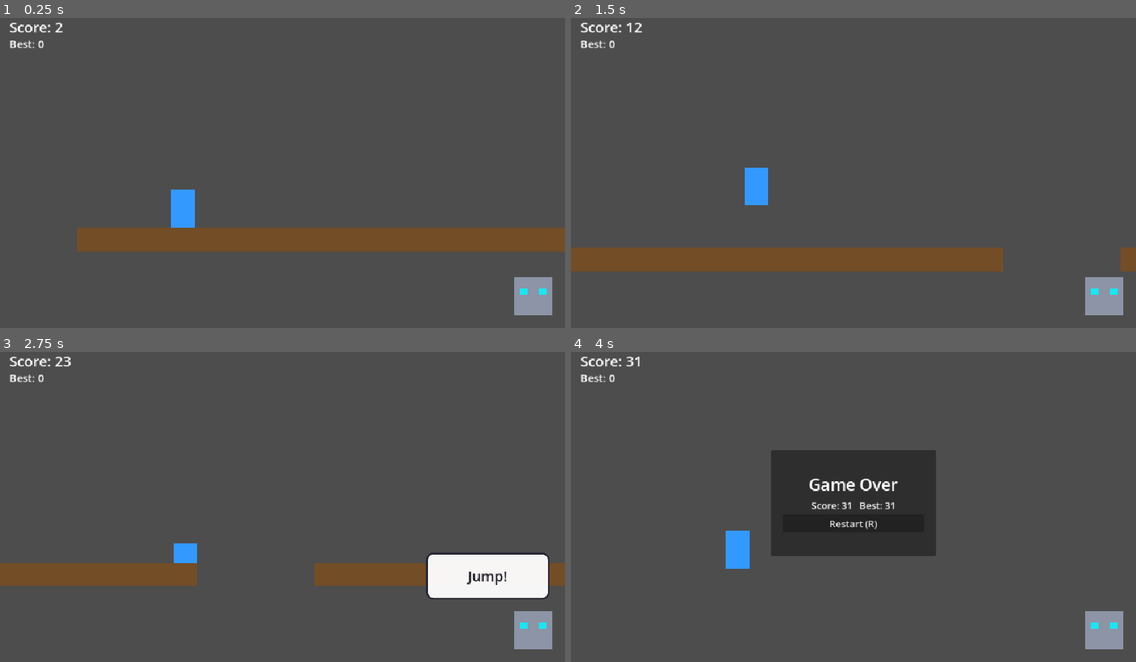
Above: before the commit, frames 1-4 (two rows, left to right).
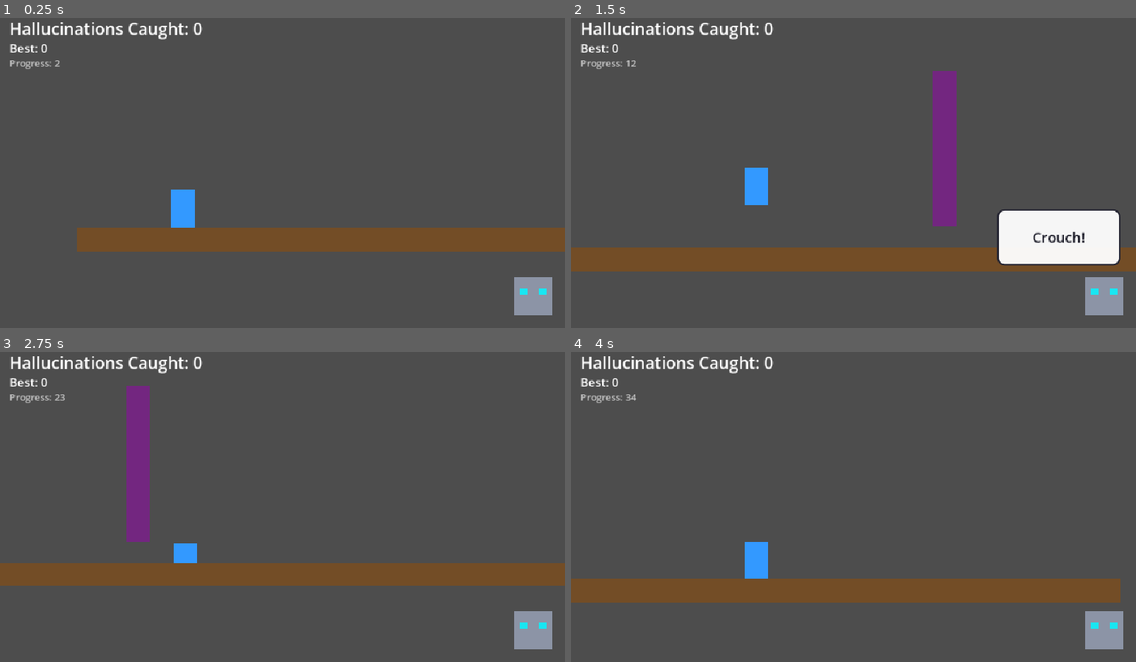
Above: after the commit, the same moments.

Repository: anamarta49/with-a-little-help-from-my-bot-friend
Game: Godot game, scene res://scenes/Main.tscn
The game is run twice, just before and just after one commit, with the same random seed, the same clock (stepped at 60 frames per second) and the same inputs.
Inputs:
- Up to frame 1 (0.25 s): no input
- Up to frame 2 (1.5 s): hold Down (crouch) 0.53-1.28 s; tap Space (jump) at 0.77, 0.8, 1.07, 1.35 s
- Up to frame 3 (2.75 s): tap Space (jump) at 1.52, 1.82, 2.3 s; tap Down (crouch) at 1.55 s; hold Down (crouch) from 2.03 s (still down)
- Up to frame 4 (4 s): release Down (crouch) at 2.78 s; tap Down (crouch) at 2.85 s; tap Space (jump) at 3.02, 3.32, 3.6, 3.77 s

The runs differ from the first frame. In frame 1, 1.0% of the frame differs, in the area x 1-36%, y 1-17%; in frame 2, 7.4%; in frame 3, 7.8%; in frame 4, 19%, in the area x 0-98%, y 1-81%.

Commit message:
add bonuses

Diff:
--- /dev/null
+++ b/scenes/BonusBar.tscn
@@ -0,0 +1,22 @@
+[gd_scene format=3 uid="uid://kbonusbar01"]
+
+[ext_resource type="Script" path="res://scripts/Bonus.gd" id="1"]
+
+[sub_resource type="RectangleShape2D" id="BarShape"]
+size = Vector2(40, 26)
+
+[node name="BonusBar" type="Area2D" groups=["bonus"]]
+collision_layer = 2
+collision_mask = 0
+script = ExtResource("1")
+
+[node name="ColorRect" type="ColorRect" parent="."]
+offset_left = -20.0
+offset_top = -62.0
+offset_right = 20.0
+offset_bottom = -36.0
+color = Color(0.9, 0.6, 0.1, 1)
+
+[node name="CollisionShape2D" type="CollisionShape2D" parent="."]
+position = Vector2(0, -49)
+shape = SubResource("BarShape")
--- /dev/null
+++ b/scenes/BonusCeiling.tscn
@@ -0,0 +1,22 @@
+[gd_scene format=3 uid="uid://cms3h0esmxgsy"]
+
+[ext_resource type="Script" path="res://scripts/Bonus.gd" id="1"]
+
+[sub_resource type="RectangleShape2D" id="CeilingShape"]
+size = Vector2(40, 264)
+
+[node name="BonusCeiling" type="Area2D" groups=["bonus"]]
+collision_layer = 2
+collision_mask = 0
+script = ExtResource("1")
+
+[node name="ColorRect" type="ColorRect" parent="."]
+offset_left = -20.0
+offset_top = -300.0
+offset_right = 20.0
+offset_bottom = -36.0
+color = Color(0.45, 0.15, 0.5, 1)
+
+[node name="CollisionShape2D" type="CollisionShape2D" parent="."]
+position = Vector2(0, -168)
+shape = SubResource("CeilingShape")
--- /dev/null
+++ b/scenes/BonusLava.tscn
@@ -0,0 +1,23 @@
+[gd_scene format=3 uid="uid://mbonuslava01"]
+
+[ext_resource type="Script" path="res://scripts/Bonus.gd" id="1"]
+
+[sub_resource type="RectangleShape2D" id="LavaShape"]
+size = Vector2(180, 16)
+
+[node name="BonusLava" type="Area2D" groups=["bonus"]]
+collision_layer = 2
+collision_mask = 0
+script = ExtResource("1")
+points = 300
+
+[node name="ColorRect" type="ColorRect" parent="."]
+offset_left = -90.0
+offset_top = -16.0
+offset_right = 90.0
+offset_bottom = 0.0
+color = Color(1.0, 0.35, 0.05, 1)
+
+[node name="CollisionShape2D" type="CollisionShape2D" parent="."]
+position = Vector2(0, -8)
+shape = SubResource("LavaShape")
--- /dev/null
+++ b/scenes/BonusSpike.tscn
@@ -0,0 +1,22 @@
+[gd_scene format=3 uid="uid://bkuwoox7d5nii"]
+
+[ext_resource type="Script" path="res://scripts/Bonus.gd" id="1"]
+
+[sub_resource type="RectangleShape2D" id="SpikeShape"]
+size = Vector2(36, 36)
+
+[node name="BonusSpike" type="Area2D" groups=["bonus"]]
+collision_layer = 2
+collision_mask = 0
+script = ExtResource("1")
+
+[node name="ColorRect" type="ColorRect" parent="."]
+offset_left = -18.0
+offset_top = -36.0
+offset_right = 18.0
+offset_bottom = 0.0
+color = Color(0.8, 0.1, 0.1, 1)
+
+[node name="CollisionShape2D" type="CollisionShape2D" parent="."]
+position = Vector2(0, -18)
+shape = SubResource("SpikeShape")
--- a/scenes/Main.tscn
+++ b/scenes/Main.tscn
@@ -12,21 +12,30 @@
 
 [node name="UI" type="CanvasLayer" parent="."]
 
-[node name="ScoreLabel" type="Label" parent="UI"]
+[node name="HallucinationsLabel" type="Label" parent="UI"]
 offset_left = 16.0
 offset_top = 12.0
-offset_right = 200.0
-offset_bottom = 40.0
-theme_override_font_sizes/font_size = 24
-text = "Score: 0"
+offset_right = 360.0
+offset_bottom = 46.0
+theme_override_font_sizes/font_size = 28
+text = "Hallucinations Caught: 0"
 
 [node name="HighScoreLabel" type="Label" parent="UI"]
 offset_left = 16.0
-offset_top = 44.0
-offset_right = 200.0
-offset_bottom = 70.0
-theme_override_font_sizes/font_size = 18
+offset_top = 50.0
+offset_right = 260.0
+offset_bottom = 74.0
+theme_override_font_sizes/font_size = 20
 text = "Best: 0"
+
+[node name="ScoreLabel" type="Label" parent="UI"]
+offset_left = 16.0
+offset_top = 78.0
+offset_right = 220.0
+offset_bottom = 98.0
+theme_override_font_sizes/font_size = 16
+theme_override_colors/font_color = Color(0.8, 0.8, 0.8, 1)
+text = "Progress: 0"
 
 [node name="Narrator" parent="UI" instance=ExtResource("3")]
 anchors_preset = 3
@@ -35,7 +44,7 @@
 anchor_right = 1.0
 anchor_bottom = 1.0
 offset_left = -236.0
-offset_top = -186.0
+offset_top = -202.0
 offset_right = -16.0
 offset_bottom = -16.0
 
@@ -45,10 +54,10 @@
 anchor_top = 0.5
 anchor_right = 0.5
 anchor_bottom = 0.5
-offset_left = -140.0
-offset_top = -90.0
-offset_right = 140.0
-offset_bottom = 90.0
+offset_left = -200.0
+offset_top = -100.0
+offset_right = 200.0
+offset_bottom = 100.0
 visible = false
 
 [node name="VBoxContainer" type="VBoxContainer" parent="UI/GameOverPanel"]
@@ -58,10 +67,10 @@
 anchor_top = 0.5
 anchor_right = 0.5
 anchor_bottom = 0.5
-offset_left = -120.0
-offset_top = -70.0
-offset_right = 120.0
-offset_bottom = 70.0
+offset_left = -180.0
+offset_top = -80.0
+offset_right = 180.0
+offset_bottom = 80.0
 alignment = 1
 
 [node name="TitleLabel" type="Label" parent="UI/GameOverPanel/VBoxContainer"]
@@ -73,7 +82,16 @@
 [node name="FinalScoreLabel" type="Label" parent="UI/GameOverPanel/VBoxContainer"]
 layout_mode = 2
 horizontal_alignment = 1
-text = "Score: 0   Best: 0"
+autowrap_mode = 2
+theme_override_font_sizes/font_size = 22
+text = "Hallucinations Caught: 0   Best: 0"
+
+[node name="FinalProgressLabel" type="Label" parent="UI/GameOverPanel/VBoxContainer"]
+layout_mode = 2
+horizontal_alignment = 1
+theme_override_font_sizes/font_size = 14
+theme_override_colors/font_color = Color(0.7, 0.7, 0.7, 1)
+text = "Progress: 0"
 
 [node name="RestartButton" type="Button" parent="UI/GameOverPanel/VBoxContainer"]
 layout_mode = 2
--- a/scenes/Narrator.tscn
+++ b/scenes/Narrator.tscn
@@ -16,15 +16,15 @@
 
 [node name="Narrator" type="Control"]
 offset_right = 220.0
-offset_bottom = 170.0
+offset_bottom = 186.0
 mouse_filter = 2
 script = ExtResource("1")
 
 [node name="BotBody" type="ColorRect" parent="."]
 offset_left = 150.0
-offset_top = 100.0
+offset_top = 116.0
 offset_right = 214.0
-offset_bottom = 164.0
+offset_bottom = 180.0
 color = Color(0.55, 0.58, 0.65, 1)
 
 [node name="BotEyeLeft" type="ColorRect" parent="BotBody"]
@@ -45,7 +45,7 @@
 offset_left = 0.0
 offset_top = 0.0
 offset_right = 210.0
-offset_bottom = 80.0
+offset_bottom = 96.0
 theme_override_styles/panel = SubResource("BubbleStyle")
 
 [node name="MarginContainer" type="MarginContainer" parent="SpeechBubble"]
--- /dev/null
+++ b/scripts/Bonus.gd
@@ -0,0 +1,24 @@
+extends Area2D
+## Camouflaged bonus pickup: looks exactly like a hazard but rewards points
+## and plays a cute animation when the player touches it, instead of killing them.
+
+@export var points: int = 100
+
+var _collected: bool = false
+
+func collect() -> void:
+	if _collected:
+		return
+	_collected = true
+	set_deferred("monitoring", false)
+	set_deferred("monitorable", false)
+	Game.add_hallucination(points)
+	_play_pickup_animation()
+
+func _play_pickup_animation() -> void:
+	var tween := create_tween()
+	tween.tween_property(self, "scale", Vector2(1.6, 1.6), 0.15) \
+		.set_trans(Tween.TRANS_BACK).set_ease(Tween.EASE_OUT)
+	tween.parallel().tween_property(self, "rotation", TAU, 0.3)
+	tween.tween_property(self, "modulate:a", 0.0, 0.25)
+	tween.tween_callback(queue_free)
--- a/scripts/Game.gd
+++ b/scripts/Game.gd
@@ -1,31 +1,48 @@
 extends Node
 ## Global game state: score tracking and run/game-over signaling.
 ## Autoloaded as "Game" so any scene can read/update it.
+##
+## Two scores are tracked separately:
+## - progress: points earned just from surviving/running (distance); a flavor
+##   metric only, it does not affect the high score.
+## - hallucinations: points earned from catching camouflaged bonus pickups
+##   ("hallucinations" the narrator bot spots for you); this is the real score
+##   that the high score is based on.
 
-signal score_changed(new_score: int)
-signal game_over(final_score: int)
+signal progress_changed(new_value: int)
+signal hallucinations_changed(new_value: int)
+signal game_over(final_progress: int, final_hallucinations: int)
 signal game_started
 
-var score: int = 0
+var progress: int = 0
+var hallucinations: int = 0
 var high_score: int = 0
 var is_playing: bool = false
 
 func start_run() -> void:
-	score = 0
+	progress = 0
+	hallucinations = 0
 	is_playing = true
-	emit_signal("score_changed", score)
+	emit_signal("progress_changed", progress)
+	emit_signal("hallucinations_changed", hallucinations)
 	emit_signal("game_started")
 
-func add_score(amount: int) -> void:
+func add_progress(amount: int) -> void:
 	if not is_playing:
 		return
-	score += amount
-	emit_signal("score_changed", score)
+	progress += amount
+	emit_signal("progress_changed", progress)
+
+func add_hallucination(amount: int) -> void:
+	if not is_playing:
+		return
+	hallucinations += amount
+	emit_signal("hallucinations_changed", hallucinations)
 
 func end_run() -> void:
 	if not is_playing:
 		return
 	is_playing = false
-	if score > high_score:
-		high_score = score
-	emit_signal("game_over", score)
+	if hallucinations > high_score:
+		high_score = hallucinations
+	emit_signal("game_over", progress, hallucinations)
--- a/scripts/Main.gd
+++ b/scripts/Main.gd
@@ -6,6 +6,7 @@
 @export var despawn_behind: float = 500.0
 @export var hole_chance: float = 0.18
 @export var obstacle_chance: float = 0.4
+@export var bonus_chance: float = 0.12
 @export var safe_runway: float = 600.0
 
 ## How far ahead of the player (in px) the narrator calls out an upcoming obstacle.
@@ -20,16 +21,24 @@
 const BarScene := preload("res://scenes/Bar.tscn")
 const CeilingScene := preload("res://scenes/Ceiling.tscn")
 const LavaScene := preload("res://scenes/Lava.tscn")
+const BonusSpikeScene := preload("res://scenes/BonusSpike.tscn")
+const BonusBarScene := preload("res://scenes/BonusBar.tscn")
+const BonusCeilingScene := preload("res://scenes/BonusCeiling.tscn")
+const BonusLavaScene := preload("res://scenes/BonusLava.tscn")
 
 ## Obstacle pool: each entry is spawned with equal chance, paired with the
 ## action the narrator should call out for it.
 var obstacle_defs: Array = []
+## Bonus pool: camouflaged pickups, visually identical to a hazard type.
+var bonus_defs: Array = []
 
 @onready var player: CharacterBody2D = $Player
 @onready var score_label: Label = $UI/ScoreLabel
+@onready var hallucinations_label: Label = $UI/HallucinationsLabel
 @onready var high_score_label: Label = $UI/HighScoreLabel
 @onready var game_over_panel: Control = $UI/GameOverPanel
 @onready var final_score_label: Label = $UI/GameOverPanel/VBoxContainer/FinalScoreLabel
+@onready var final_progress_label: Label = $UI/GameOverPanel/VBoxContainer/FinalProgressLabel
 @onready var narrator: Control = $UI/Narrator
 
 var next_spawn_x: float = 0.0
@@ -48,7 +57,9 @@
 		{"scene": CeilingScene, "action": "crouch"},
 		{"scene": LavaScene, "action": "jump"},
 	]
-	Game.score_changed.connect(_on_score_changed)
+	bonus_defs = [BonusSpikeScene, BonusBarScene, BonusCeilingScene, BonusLavaScene]
+	Game.progress_changed.connect(_on_progress_changed)
+	Game.hallucinations_changed.connect(_on_hallucinations_changed)
 	Game.game_over.connect(_on_game_over)
 	player.died.connect(_on_player_died)
 	start_game()
@@ -66,7 +77,8 @@
 	player.reset()
 	Game.start_run()
 	game_over_panel.visible = false
-	_on_score_changed(0)
+	_on_progress_changed(0)
+	_on_hallucinations_changed(0)
 	while next_spawn_x < player.global_position.x + spawn_ahead:
 		_spawn_tile()
 
@@ -82,7 +94,7 @@
 	score_timer += delta
 	if score_timer >= 0.1:
 		score_timer = 0.0
-		Game.add_score(1)
+		Game.add_progress(1)
 
 func _spawn_tile() -> void:
 	var make_hole := false
@@ -102,7 +114,15 @@
 		add_child(ground)
 		segments.append(ground)
 
-		if next_spawn_x > safe_runway and tiles_since_obstacle > 3 and rng.randf() < obstacle_chance:
+		if next_spawn_x > safe_runway and tiles_since_obstacle > 3 and rng.randf() < bonus_chance:
+			tiles_since_obstacle = 0
+			var bonus_scene: PackedScene = bonus_defs[rng.randi_range(0, bonus_defs.size() - 1)]
+			var bonus: Node2D = bonus_scene.instantiate()
+			bonus.position = Vector2(event_x, 0)
+			add_child(bonus)
+			segments.append(bonus)
+			pending_events.append({"x": event_x, "action": "bonus"})
+		elif next_spawn_x > safe_runway and tiles_since_obstacle > 3 and rng.randf() < obstacle_chance:
 			tiles_since_obstacle = 0
 			var def: Dictionary = obstacle_defs[rng.randi_range(0, obstacle_defs.size() - 1)]
 			var obstacle: Node2D = def["scene"].instantiate()
@@ -123,10 +143,14 @@
 			pending_events.erase(event)
 
 func _announce(correct_action: String) -> void:
+	# The bot never lies about bonus pickups -- only jump/crouch calls can be wrong.
+	if correct_action == "bonus":
+		narrator.say("bonus", 1.8)
+		return
 	# No mistakes below error_start_score; past that, the chance of a
 	# misleading call ramps up with score, capping out at 50/50 by error_ramp_score.
 	var error_chance: float = clamp(
-		(float(Game.score) - error_start_score) / (error_ramp_score - error_start_score),
+		(float(Game.progress) - error_start_score) / (error_ramp_score - error_start_score),
 		0.0, 0.5
 	)
 	var action := correct_action
@@ -137,19 +161,27 @@
 func _despawn_old() -> void:
 	var threshold := player.global_position.x - despawn_behind
 	for seg in segments.duplicate():
-		if is_instance_valid(seg) and seg.position.x + tile_width < threshold:
+		if not is_instance_valid(seg):
+			segments.erase(seg)
+		elif seg.position.x + tile_width < threshold:
 			seg.queue_free()
 			segments.erase(seg)
 
-func _on_score_changed(new_score: int) -> void:
-	score_label.text = "Score: %d" % new_score
+func _on_progress_changed(new_value: int) -> void:
+	score_label.text = "Progress: %d" % new_value
+
+func _on_hallucinations_changed(new_value: int) -> void:
+	hallucinations_label.text = "Hallucinations Caught: %d" % new_value
 	high_score_label.text = "Best: %d" % Game.high_score
 
 func _on_player_died() -> void:
 	pass
 
-func _on_game_over(final_score: int) -> void:
-	final_score_label.text = "Score: %d   Best: %d" % [final_score, Game.high_score]
+func _on_game_over(final_progress: int, final_hallucinations: int) -> void:
+	final_score_label.text = "Hallucinations Caught: %d   Best: %d" % [
+		final_hallucinations, Game.high_score
+	]
+	final_progress_label.text = "Progress: %d" % final_progress
 	game_over_panel.visible = true
 
 func _unhandled_input(event: InputEvent) -> void:
--- a/scripts/Narrator.gd
+++ b/scripts/Narrator.gd
@@ -10,13 +10,23 @@
 	"crouch": "Crouch!",
 }
 
+const BONUS_PHRASES := [
+	"There's one, catch it!",
+	"Hallucination!!",
+	"Looks sus...",
+	"Jump on him!",
+]
+
 func _ready() -> void:
 	bubble.visible = false
 	hide_timer.one_shot = true
 	hide_timer.timeout.connect(_on_hide_timer_timeout)
 
 func say(action: String, duration: float = 1.4) -> void:
-	label.text = ACTION_TEXT.get(action, action.capitalize())
+	if action == "bonus":
+		label.text = BONUS_PHRASES[randi() % BONUS_PHRASES.size()]
+	else:
+		label.text = ACTION_TEXT.get(action, action.capitalize())
 	bubble.visible = true
 	hide_timer.start(duration)
 
--- a/scripts/Player.gd
+++ b/scripts/Player.gd
@@ -72,3 +72,5 @@
 func _on_hitbox_area_entered(area: Area2D) -> void:
 	if area.is_in_group("deadly"):
 		die()
+	elif area.is_in_group("bonus") and area.has_method("collect"):
+		area.collect()
Not shown, added: scripts/Bonus.gd.uid
